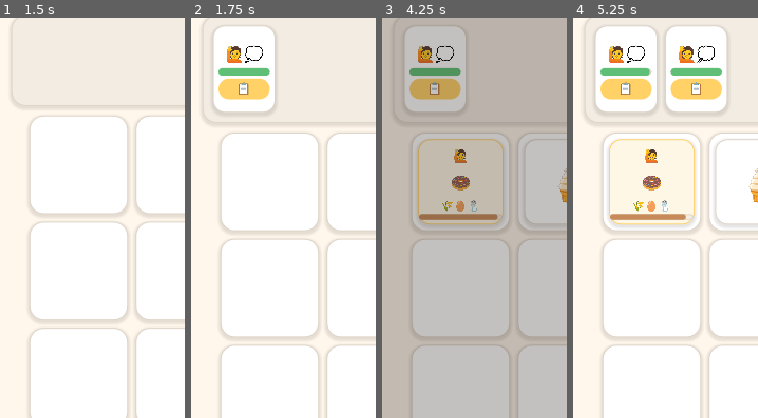
Above: before the commit, frames 1-4 (left to right).
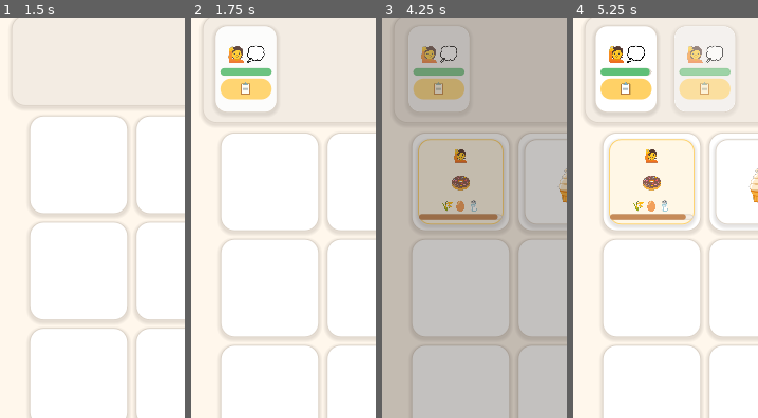
Above: after the commit, the same moments.

Repository: yellyB/game-slot-kitchen
Game: Godot game, scene res://scenes/Main.tscn
Same seed, same stepped clock (60 frames per second), same inputs: the game is played once before the commit and once after it.
Inputs:
- Up to frame 1 (1.5 s): click "시작" at 0.5 s; click "돈+10만" at 1.25 s
- Up to frame 2 (1.75 s): no input
- Up to frame 3 (4.25 s): click "📋" at 2 s; click "🏬" at 2.75 s; click "🗑️" at 3.5 s
- Up to frame 4 (5.25 s): click "📋" at 4.25 s; click "돈+10만" at 5 s
The pictures show only the part of the screen within x 0-50%, y 16-66%; the shares and areas given below are measured in that part.

Frame 1 is identical in both runs. In frame 2, 1.0% of the frame differs, in the area x 12-47%, y 2-24%; in frame 3, 2.9%; in frame 4, 3.9%, in the area x 49-86%, y 2-24%.

Commit message:
연출: 손님 등장 시 오른쪽에서 슬라이드 인 + 페이드
Customer.slide_in() — 큐(HBox) 배치 확정 후 오른쪽 바깥(+44px)에서
최종 위치로 CUBIC 슬라이드 + 알파 페이드인. _spawn_customer에서 호출.

Co-Authored-By: Claude Opus 4.8 (1M context) <noreply@anthropic.com>

Diff:
--- a/scripts/customer.gd
+++ b/scripts/customer.gd
@@ -60,6 +60,20 @@
 	v.add_child(confirm)
 
 
+## 큐 등장 연출 — 오른쪽에서 스윽 슬라이드 인 + 페이드. 배치 확정 후 호출.
+func slide_in() -> void:
+	await get_tree().process_frame   # HBox 정렬 끝나 최종 위치 확보
+	if not is_inside_tree():
+		return
+	var target := position
+	position = target + Vector2(44, 0)   # 오른쪽 바깥에서 진입
+	modulate.a = 0.0
+	var tw := create_tween()
+	tw.set_parallel(true)
+	tw.tween_property(self, "position", target, 0.28).set_trans(Tween.TRANS_CUBIC).set_ease(Tween.EASE_OUT)
+	tw.tween_property(self, "modulate:a", 1.0, 0.2)
+
+
 func _process(delta: float) -> void:
 	if _done:
 		return
--- a/scripts/main.gd
+++ b/scripts/main.gd
@@ -325,6 +325,7 @@
 	c.confirm_pressed.connect(_on_confirm_order)
 	c.expired.connect(_on_customer_expired)
 	_queue_row.add_child(c)
+	c.slide_in()   # 오른쪽에서 슬라이드 인 등장
 	_visited_today += 1   # 정산(served_ratio)용 등장 손님 집계 — sim_core._on_spawn과 동치
 
 
